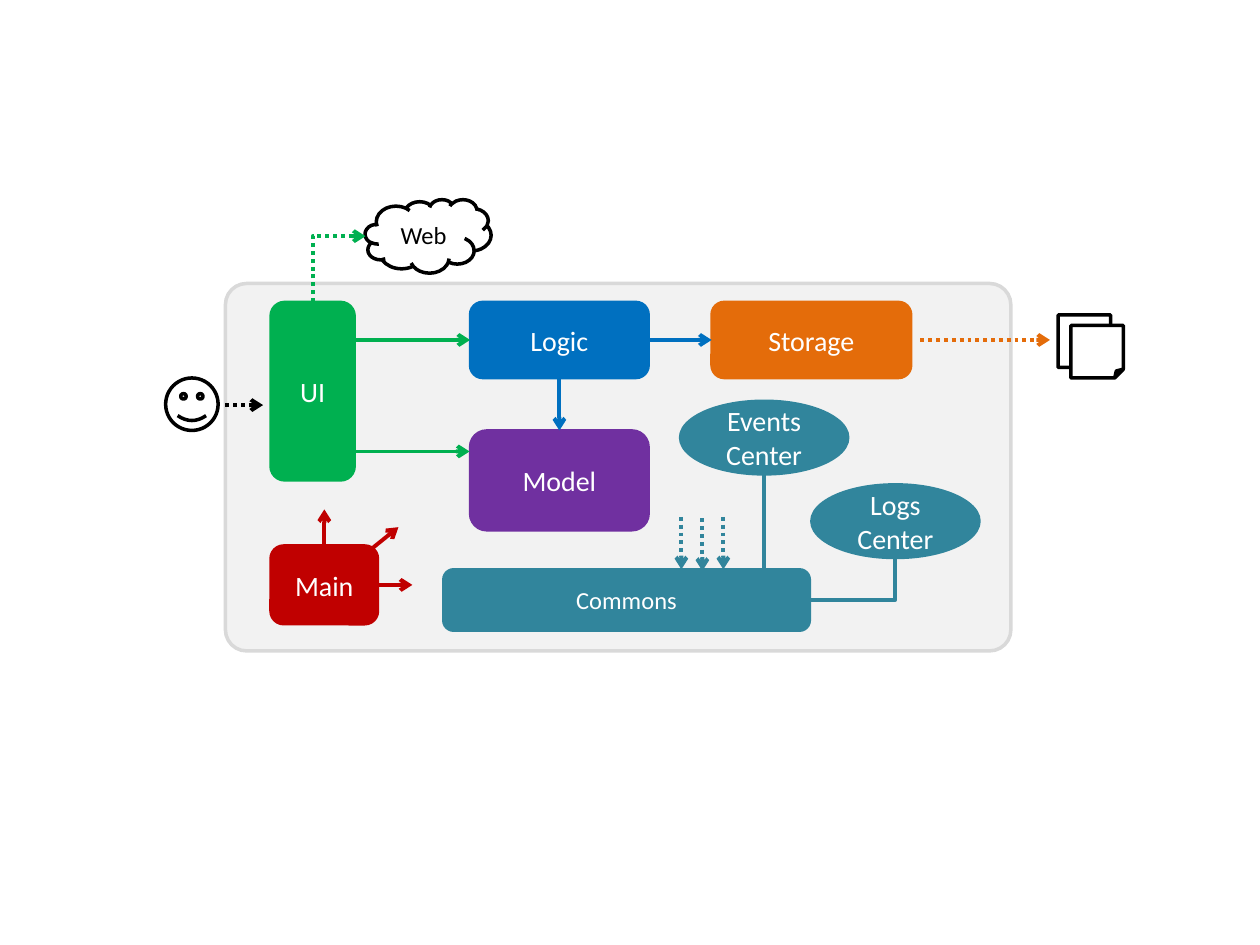
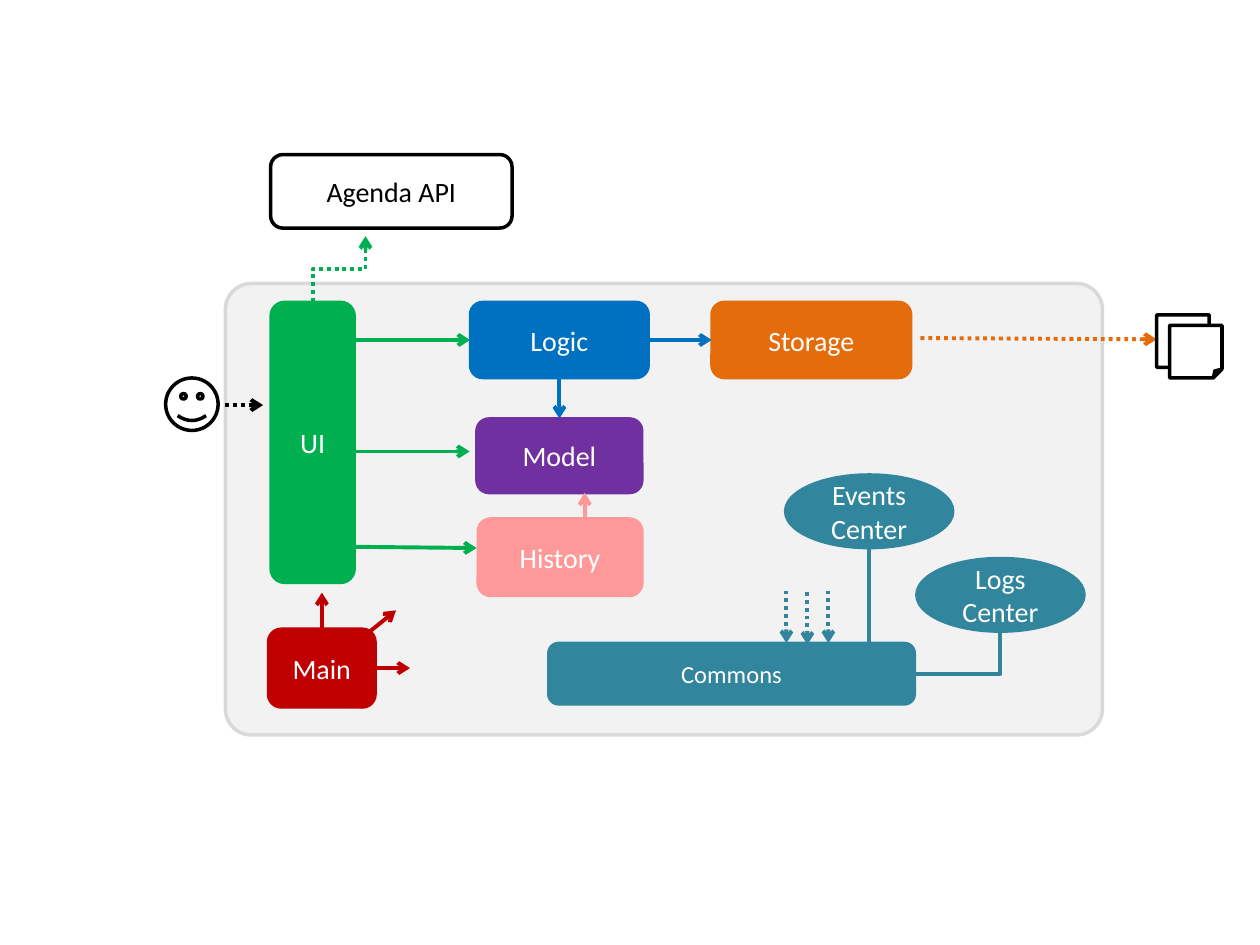
Before and after one commit to turtle96/taskell, a slide deck: slide 2 of docs/diagrams/Diagrams.pptx. Drawn at 1260x945 pixels with LibreOffice and Linux fonts; fonts in the diff are those of the drawing. Boxes give left, top, right and bottom in pixels: in the first picture for what was removed or moved away, otherwise in the second. Text is boxed around its words. In the diff, an @@ line names an element or a change of style, - is before the commit and + after.

Commit message:
update History and architecture

```diff
--- a/docs/diagrams/Diagrams.pptx
+++ b/docs/diagrams/Diagrams.pptx
@@ cloud removed at (365, 199, 491, 272) @@
-Web
@@ elbow arrow (312, 302) - (365, 237): route changed @@
@@ rounded rectangle: place and size @@
-rounded rectangle at (226, 284, 1011, 651)
+rounded rectangle at (226, 284, 1102, 735)
@@ rounded rectangle "UI": place and size @@
-rounded rectangle "UI" at (271, 302, 355, 481)
+rounded rectangle "UI" at (271, 302, 355, 583)
@@ folded corner: place and size @@
-folded corner at (1058, 315, 1111, 368)
+folded corner at (1157, 315, 1210, 368)
@@ folded corner: place and size @@
-folded corner at (1071, 325, 1124, 378)
+folded corner at (1169, 325, 1222, 378)
@@ arrow moved from (921, 340) - (1050, 340) to (921, 338) - (1157, 339) @@
@@ arrow moved from (559, 378) - (559, 431) to (559, 378) - (559, 418) @@
@@ rounded rectangle "Model": place and size @@
-rounded rectangle "Model" at (470, 431, 649, 530)
+rounded rectangle "Model" at (476, 418, 643, 493)
@@ group added at (271, 155, 641, 596): 2 rounded rectangles, 2 arrows @@
+Agenda API
+History
@@ 3 arrows, 1 rounded rectangle: place and size @@
-3 arrows, 1 rounded rectangle at (271, 509, 412, 624)
+3 arrows, 1 rounded rectangle at (268, 592, 410, 707)
@@ 3 arrows, 2 ellipses, 2 elbow lines, 1 rounded rectangle: place and size @@
-3 arrows, 2 ellipses, 2 elbow lines, 1 rounded rectangle at (444, 401, 979, 631)
+3 arrows, 2 ellipses, 2 elbow lines, 1 rounded rectangle at (548, 475, 1084, 704)
```
Also in this commit, not shown: 2 other slides changed, 2 other files.
